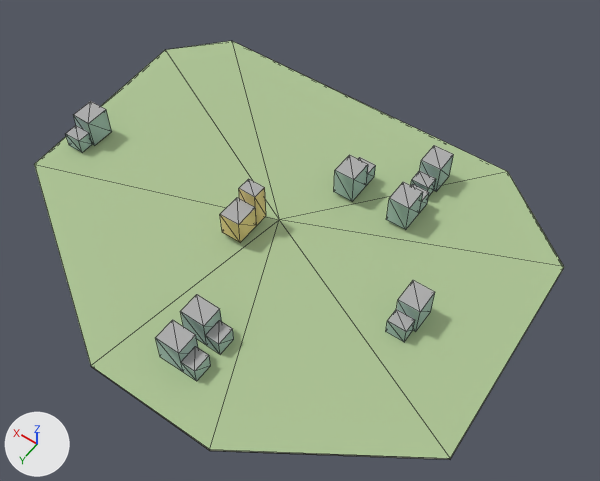
What one commit did to the glTF model godot_project/remake/sky/islands/SKY-021.lod2.glb.
Before and after are seen from a 50 mm lens placed at (-211.0, 272.0, 416.0), pointed at (-17.0, 1.0, -10.0). The axes (+X, +Y, +Z) are drawn at lower left. The lights are the same throughout. The older version comes first. Mesh edges are drawn as thin lines.

Script lines for the objects in view, before the commit:
```python
me_buildings = bpy.data.meshes.new('buildings')
me_buildings.from_pydata(...)  # 126 vertices, 160 faces; spans x -116.0..156.0, y -95.0..122.0, z 0.0..32.0
me_buildings.materials.append(mat_sky_lod_bldg)
me_deck = bpy.data.meshes.new('deck')
me_deck.from_pydata(...)  # 9 vertices, 8 faces; spans x -171.0..171.0, y -123.0..149.0, z 0.0
me_deck.materials.append(mat_sky_deck)
ob_buildings = bpy.data.objects.new('buildings', me_buildings)
ob_buildings.location = (0.0, 0.0, 0.0)
ob_deck = bpy.data.objects.new('deck', me_deck)
ob_deck.location = (0.0, 0.0, 0.0)
```
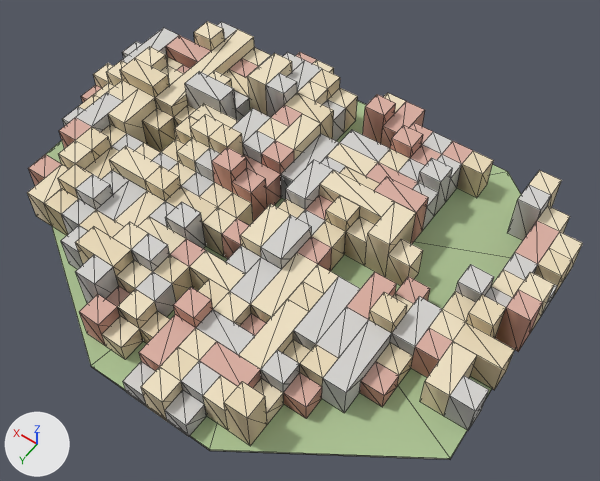
Edits to the bpy script that builds the scene:
```text
Add me_warren_hull:
    me_warren_hull.from_pydata(...)  # 841 vertices, 1930 faces; spans x -171.0..174.0, y -120.0..150.0, z 0.0..42.0
    me_warren_hull.materials.append(mat_sky_lod_bldg)
Remove ob_buildings:
    ob_buildings = bpy.data.objects.new('buildings', me_buildings)
    ob_buildings.location = (0.0, 0.0, 0.0)
Add ob_warren_hull:
    ob_warren_hull = bpy.data.objects.new('warren_hull', me_warren_hull)
    ob_warren_hull.location = (0.0, 0.0, 0.0)
```

Pixel boxes (x1, y1, x2, y2) of what changed, in the pictures (600 x 481 px):
'warren_hull', added
    after: (27, 21, 583, 446)
'buildings', deleted
    before: (66, 101, 454, 381)
'deck', unchanged, covered by the edit
    before: (34, 41, 564, 459)
    after: (46, 100, 523, 459)
